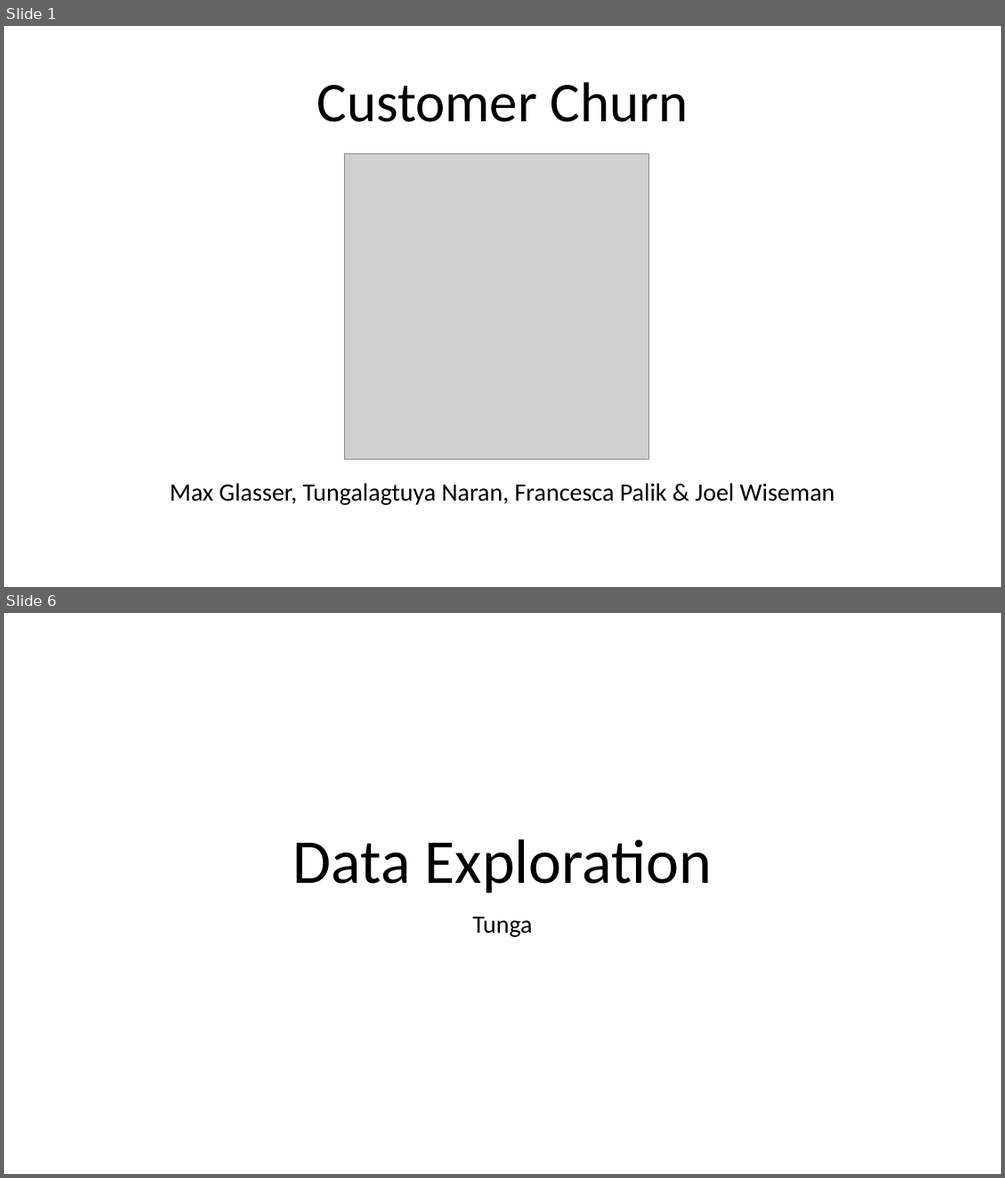
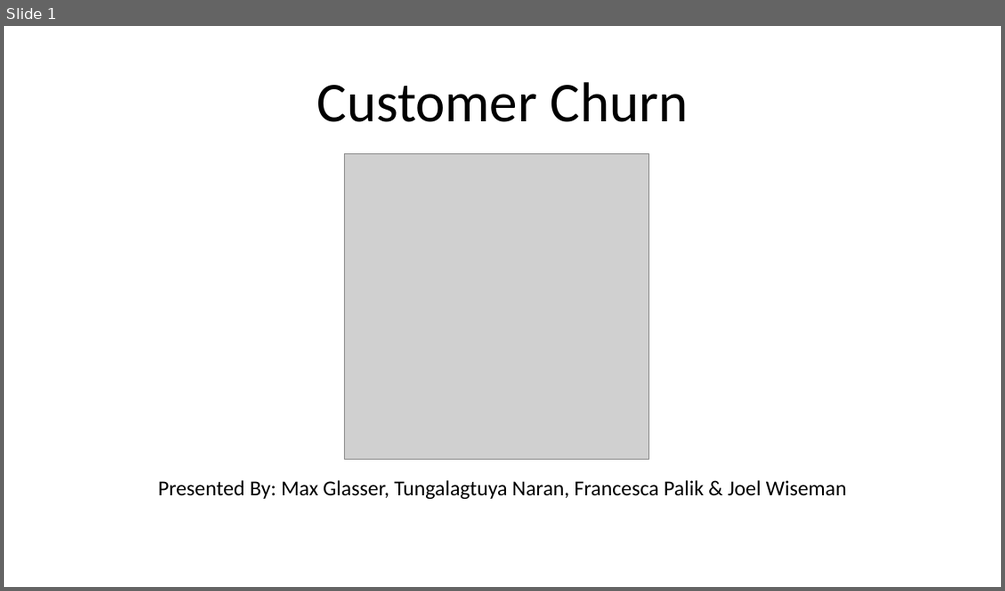
Before and after one commit to mglasser123/Project4, a slide deck: Customer Churn.pptx. Shown one above the other, each under a label of ours: slides 1 and 6 before the commit, slide 1 after it; the slides between them are not shown. The pictures are 1005x1178 and 1005x591 pixels, drawn with LibreOffice and Linux fonts; fonts in the diff are those of the drawing; grey boxes stand for pictures. Boxes give left, top, right and bottom in pixels: in the first picture for what was removed or moved away, otherwise in the second. Text is boxed around its words. In the diff, an @@ line names an element or a change of style, - is before the commit and + after.

```diff
--- a/Customer Churn.pptx
+++ b/Customer Churn.pptx
@@ slide 6 removed at bbox=[4, 613, 1001, 1174], background #FFFFFF @@
@@ title removed at bbox=[293, 839, 712, 893] @@
-Data Exploration
@@ subtitle removed at bbox=[472, 916, 532, 937] @@
-Tunga
@@ slide 1 changed as well @@
@@ subtitle at bbox=[158, 480, 847, 499]: text changed; size 24 to 20.4 pt @@
-Max Glasser, Tungalagtuya Naran, Francesca Palik & Joel Wiseman
+Presented By: Max Glasser, Tungalagtuya Naran, Francesca Palik & Joel Wiseman
```
Also in this commit, not shown: 2 other slides changed, 11 slides added, 5 other slides removed.
